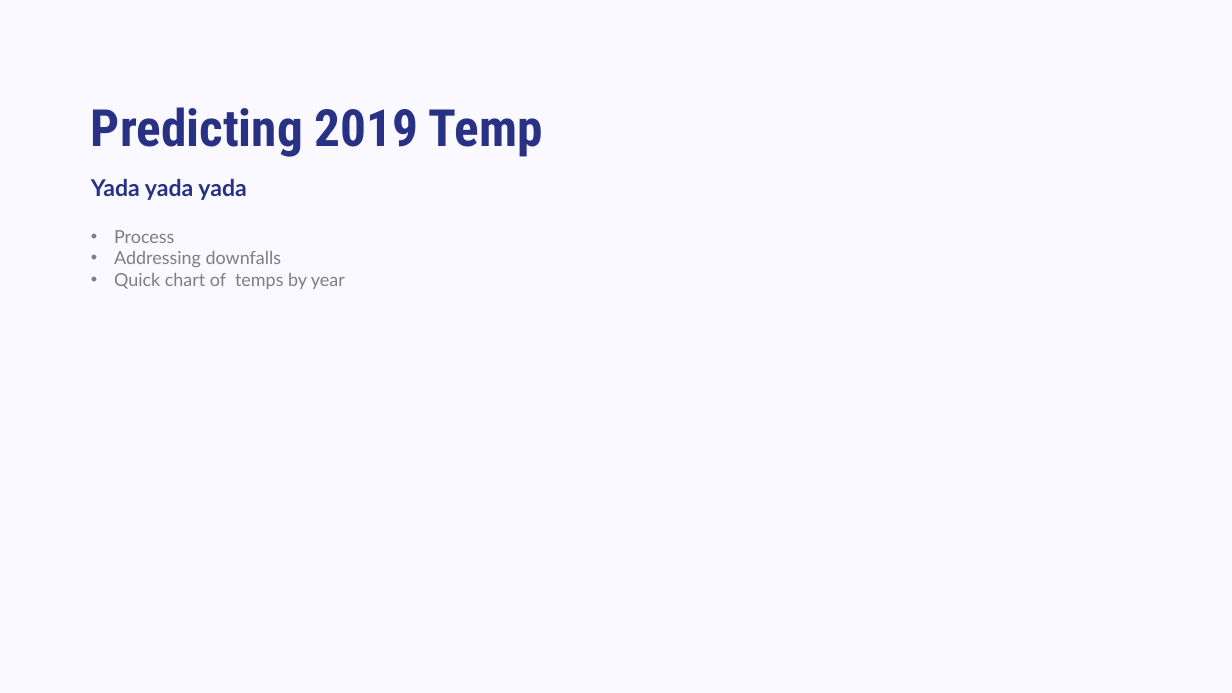
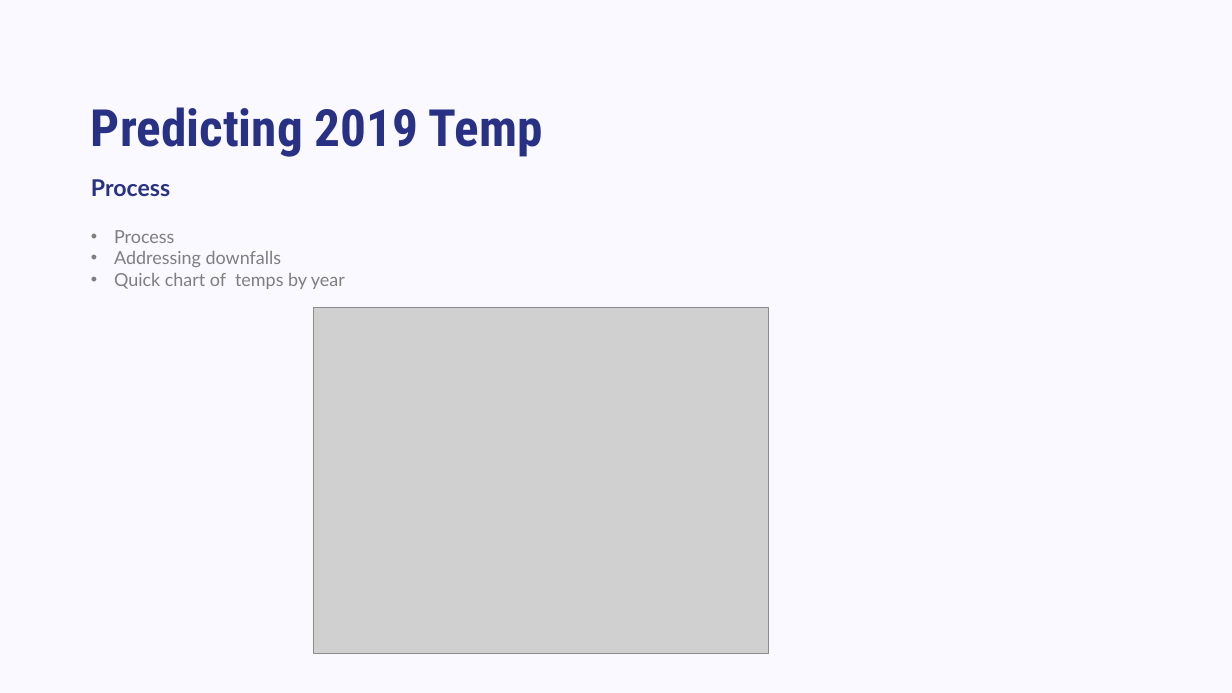
Before and after one commit to hkd8/Final-Project, a slide deck: slide 10 of FinalProject-ChengIteration2.pptx. Drawn at 1232x693 pixels with LibreOffice and Linux fonts; fonts in the diff are those of the drawing; grey boxes stand for pictures. Boxes give left, top, right and bottom in pixels: in the first picture for what was removed or moved away, otherwise in the second. Text is boxed around its words. In the diff, an @@ line names an element or a change of style, - is before the commit and + after.

```diff
--- a/FinalProject-ChengIteration2.pptx
+++ b/FinalProject-ChengIteration2.pptx
@@ text at [91, 179, 170, 196]: text changed @@
-Yada yada yada
+Process
@@ picture added at [314, 308, 768, 654] @@
```
Also in this commit, not shown: 2 other slides changed, 2 other files.
